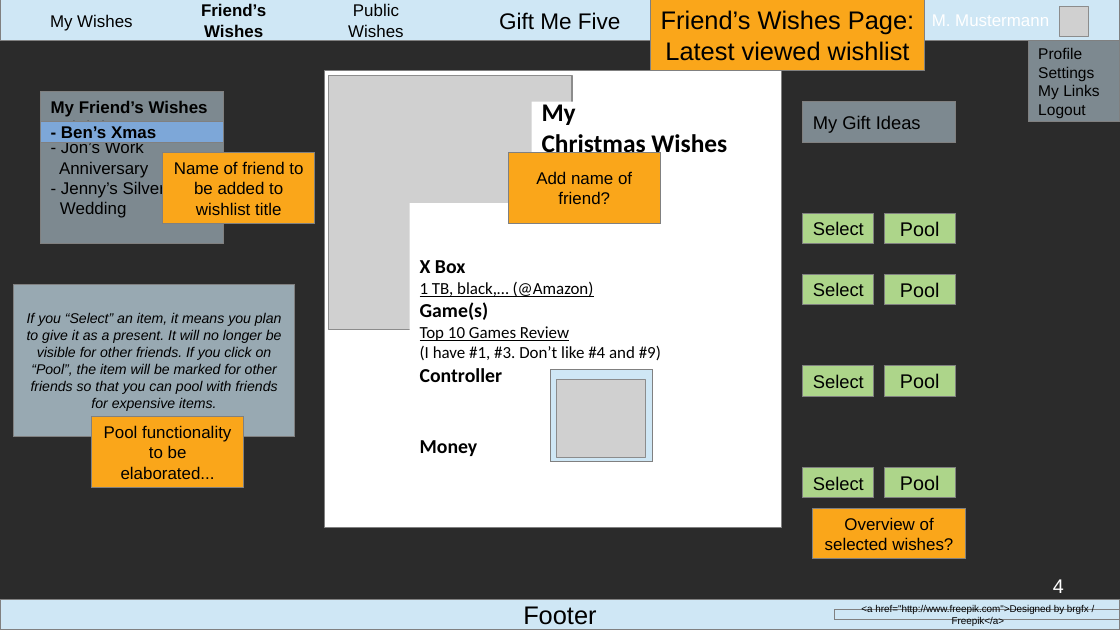
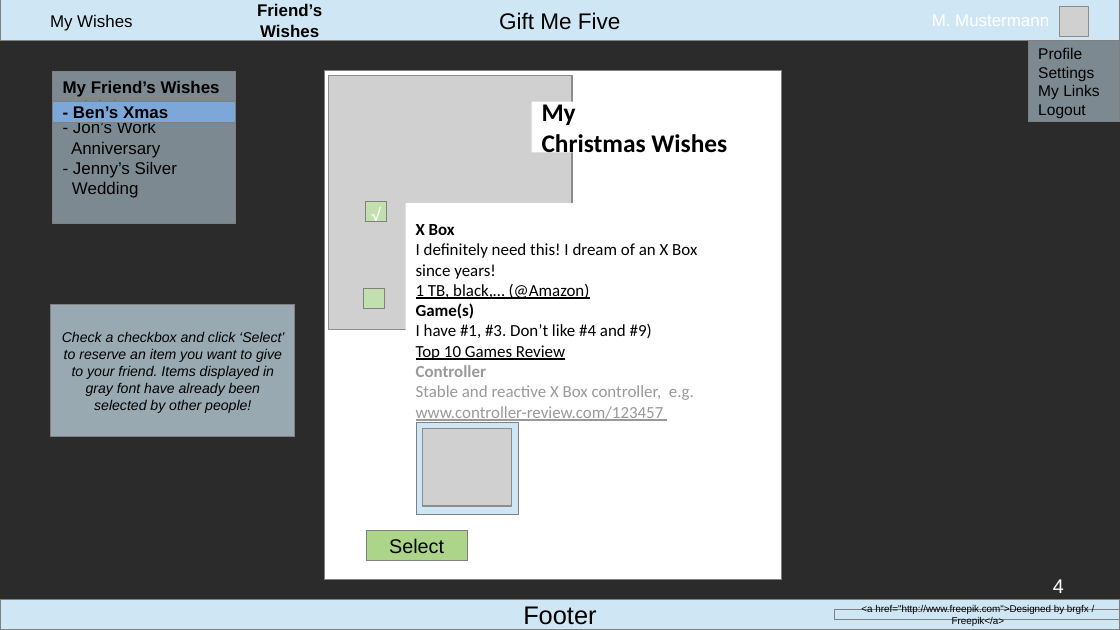
Before and after one commit to WCS-Java-Training-Bonn-2019/gift-me-five, a slide deck: slide 4 of files/mock_up.odp. Drawn at 1120x630 pixels with LibreOffice and Linux fonts; fonts in the diff are those of the drawing; grey boxes stand for pictures; background and template pictures are left out; a plain dark background stands for a picture behind light text. Boxes give left, top, right and bottom in pixels: in the first picture for what was removed or moved away, otherwise in the second. Text is boxed around its words. In the diff, an @@ line names an element or a change of style, - is before the commit and + after.

```diff
--- a/files/mock_up.odp
+++ b/files/mock_up.odp
@@ rectangle "Friend’s Wishes": place and size @@
-rectangle "Friend’s Wishes" at (173, 10, 295, 30)
+rectangle "Friend’s Wishes" at (229, 10, 351, 30)
@@ text removed at (348, 3, 403, 41) @@
-Public Wishes
@@ rectangle removed at (650, 0, 925, 70) @@
-Friend’s Wishes Page:
-Latest viewed wishlist
@@ rectangle "My Friend’s Wishes": place and size @@
-rectangle "My Friend’s Wishes" at (41, 91, 224, 244)
+rectangle "My Friend’s Wishes" at (53, 71, 236, 224)
@@ rectangle: place and size @@
-rectangle at (324, 70, 782, 527)
+rectangle at (324, 70, 782, 579)
@@ rectangle "- Ben’s Xmas": place and size @@
-rectangle "- Ben’s Xmas" at (41, 122, 224, 142)
+rectangle "- Ben’s Xmas" at (53, 102, 236, 122)
@@ rectangle removed at (803, 102, 955, 142) @@
-My Gift Ideas
@@ rectangle removed at (163, 152, 315, 224) @@
-Name of friend to be added to wishlist title
@@ rectangle removed at (508, 152, 661, 224) @@
-Add name of friend?
@@ text added at (361, 199, 391, 233), 12 pt, text #FFFFFF @@
+√
@@ rectangle added at (366, 202, 386, 223), fill #C2E0AE, outline #808080 0 pt @@
@@ text at (416, 224, 697, 423): text changed @@
-X Box
-1 TB, black,… (@Amazon)
-Game(s)
-Top 10 Games Review
-(I have #1, #3. Don’t like #4 and #9)
-Controller
-Money
+X Box
+I definitely need this! I dream of an X Box since years!
+1 TB, black,… (@Amazon)
+Game(s)
+I have #1, #3. Don’t like #4 and #9)
+Top 10 Games Review
+Controller
+Stable and reactive X Box controller, e.g.
+www.controller-review.com/123457
@@ rectangle removed at (884, 213, 955, 244) @@
-Pool
@@ rectangle removed at (13, 285, 295, 437) @@
-If you “Select” an item, it means you plan to give it as a present. It will no longer be visible for other friends. If you click on “Pool”, the item will be marked for other friends so that you can pool with friends for expensive items.
@@ rectangle added at (364, 289, 384, 309), fill #C2E0AE, outline #808080 0 pt @@
@@ rectangle removed at (803, 274, 874, 305) @@
-Select
@@ rectangle removed at (884, 274, 955, 305) @@
-Pool
@@ rectangle added at (51, 305, 295, 437), fill #CFE7F5 at 67% opacity, outline #808080 0 pt, 10 pt, text #000000, italic @@
+Check a checkbox and click ‘Select’ to reserve an item you want to give to your friend. Items displayed in gray font have already been selected by other people!
@@ rectangle removed at (803, 366, 874, 396) @@
-Select
@@ rectangle removed at (884, 366, 955, 396) @@
-Pool
@@ rectangle removed at (91, 417, 244, 488) @@
-Pool functionality to be elaborated...
@@ rectangle: place and size @@
-rectangle at (551, 370, 652, 461)
+rectangle at (417, 423, 518, 514)
@@ picture: place and size @@
-picture at (557, 380, 645, 457)
+picture at (423, 429, 511, 506)
@@ rectangle removed at (803, 468, 874, 498) @@
-Select
@@ rectangle removed at (884, 468, 955, 498) @@
-Pool
@@ rectangle removed at (813, 508, 966, 559) @@
-Overview of selected wishes?
@@ rectangle "Select": place and size @@
-rectangle "Select" at (803, 213, 874, 244)
+rectangle "Select" at (366, 531, 466, 561)
@@ rectangle "Select" at (366, 531, 466, 561): size 13 to 14 pt @@
```
Also in this commit, not shown: 1 other slide changed, 1 slide removed, 2 other files.
